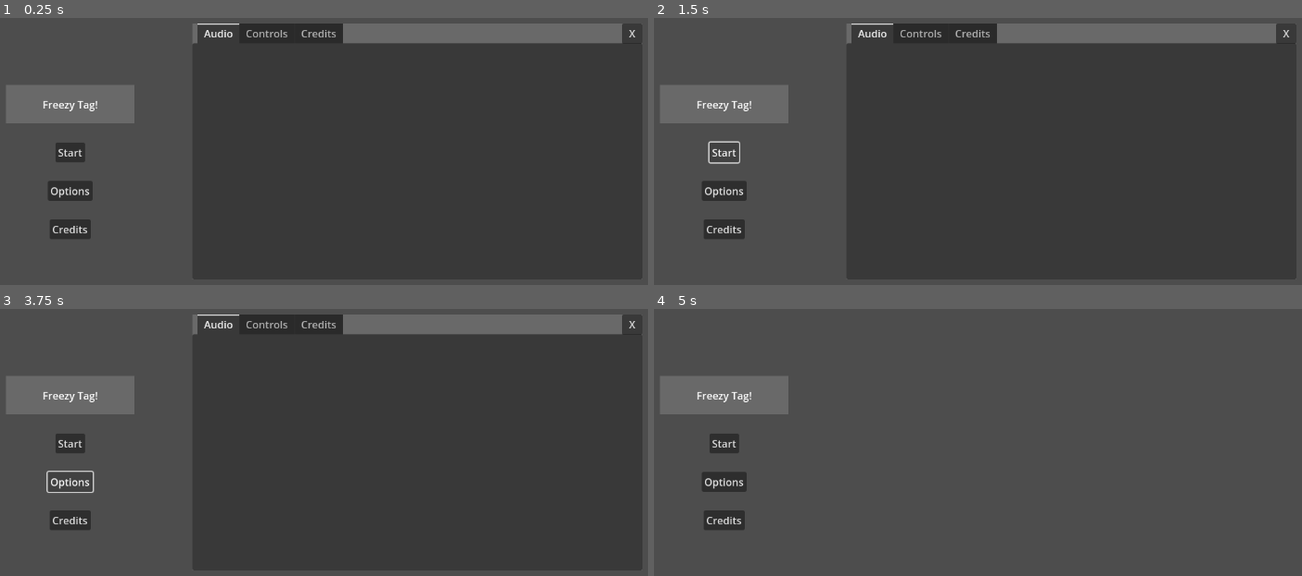
Above: before the commit, frames 1-4 (two rows, left to right).
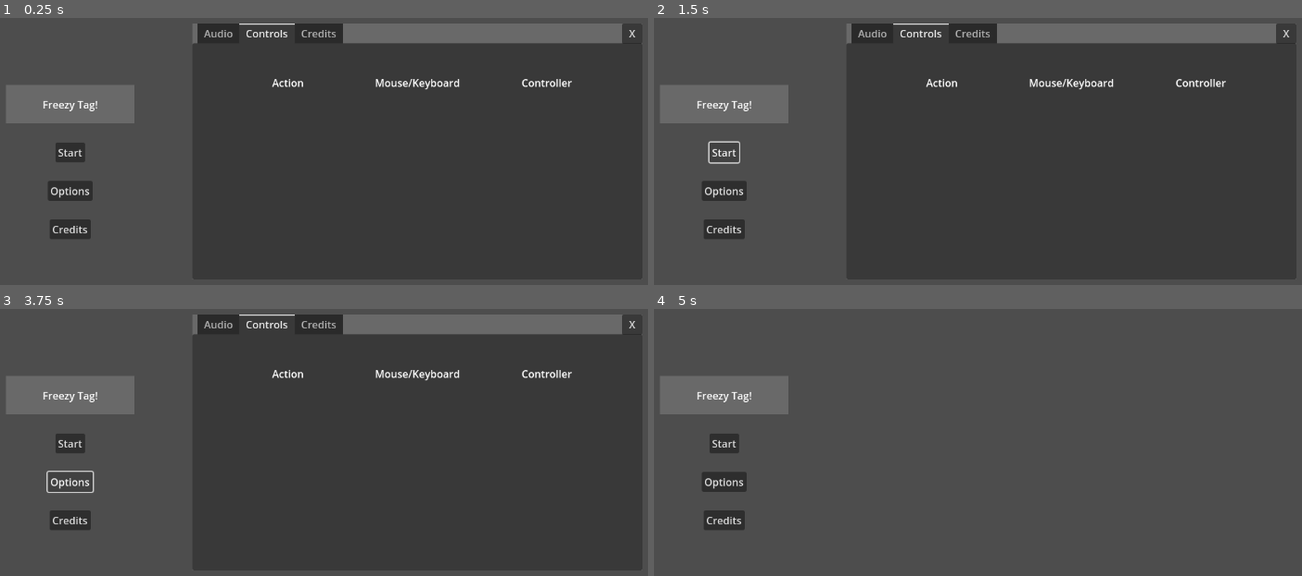
Above: after the commit, the same moments.

Repository: HappyFork/gwj76
Game: Godot game, scene res://scenes/title_menu.tscn
Two runs of this game, one before a commit and one after it. Both use one fixed random seed, a clock stepped at 60 frames per second and the inputs below. The project has no main scene, so this scene is started directly.
Inputs:
- Up to frame 1 (0.25 s): no input
- Up to frame 2 (1.5 s): click "Credits" at 0.5 s; click "Start" at 1.25 s
- Up to frame 3 (3.75 s): click "Start" at 2 s; click "Start" at 2.75 s; click "Options" at 3.5 s
- Up to frame 4 (5 s): click "X" at 4.25 s

The runs differ from the first frame. In frame 1, 0.7% of the frame differs, in the area x 30-89%, y 2-27%; in frame 2, 0.7%; in frame 3, 0.7%; in frame 4, nothing differs.

Commit message:
Work on Options Menu

Diff:
--- a/menus/options.tscn
+++ b/menus/options.tscn
@@ -33,38 +33,230 @@
 anchor_bottom = 1.0
 grow_horizontal = 2
 grow_vertical = 2
-current_tab = 0
-
-[node name="General" type="ScrollContainer" parent="CenterContainer/ColorRect/TabContainer"]
+current_tab = 2
+
+[node name="General" type="Control" parent="CenterContainer/ColorRect/TabContainer"]
+visible = false
 layout_mode = 2
 metadata/_tab_index = 0
 
 [node name="VBoxContainer" type="VBoxContainer" parent="CenterContainer/ColorRect/TabContainer/General"]
-layout_mode = 2
-
-[node name="Audio" type="ScrollContainer" parent="CenterContainer/ColorRect/TabContainer"]
+layout_mode = 1
+anchors_preset = 15
+anchor_right = 1.0
+anchor_bottom = 1.0
+grow_horizontal = 2
+grow_vertical = 2
+size_flags_horizontal = 3
+
+[node name="MSenseMargin" type="MarginContainer" parent="CenterContainer/ColorRect/TabContainer/General/VBoxContainer"]
+layout_mode = 2
+theme_override_constants/margin_left = 50
+theme_override_constants/margin_top = 50
+theme_override_constants/margin_right = 50
+theme_override_constants/margin_bottom = 20
+
+[node name="HBoxContainer" type="HBoxContainer" parent="CenterContainer/ColorRect/TabContainer/General/VBoxContainer/MSenseMargin"]
+layout_mode = 2
+
+[node name="Label" type="Label" parent="CenterContainer/ColorRect/TabContainer/General/VBoxContainer/MSenseMargin/HBoxContainer"]
+layout_mode = 2
+text = "Mouse Sensitivity"
+
+[node name="Space" type="Control" parent="CenterContainer/ColorRect/TabContainer/General/VBoxContainer/MSenseMargin/HBoxContainer"]
+layout_mode = 2
+size_flags_horizontal = 3
+
+[node name="HSlider" type="HSlider" parent="CenterContainer/ColorRect/TabContainer/General/VBoxContainer/MSenseMargin/HBoxContainer"]
+layout_mode = 2
+size_flags_horizontal = 3
+value = 50.0
+
+[node name="Button" type="Button" parent="CenterContainer/ColorRect/TabContainer/General/VBoxContainer"]
+layout_mode = 2
+size_flags_horizontal = 4
+text = "Restore Default"
+
+[node name="Space" type="Control" parent="CenterContainer/ColorRect/TabContainer/General/VBoxContainer"]
+layout_mode = 2
+size_flags_vertical = 3
+
+[node name="MenuQuitMargin" type="MarginContainer" parent="CenterContainer/ColorRect/TabContainer/General/VBoxContainer"]
+layout_mode = 2
+theme_override_constants/margin_left = 50
+theme_override_constants/margin_top = 20
+theme_override_constants/margin_right = 50
+theme_override_constants/margin_bottom = 20
+
+[node name="HBoxContainer" type="HBoxContainer" parent="CenterContainer/ColorRect/TabContainer/General/VBoxContainer/MenuQuitMargin"]
+layout_mode = 2
+
+[node name="MainMenuButton" type="Button" parent="CenterContainer/ColorRect/TabContainer/General/VBoxContainer/MenuQuitMargin/HBoxContainer"]
+layout_mode = 2
+text = "Main Menu"
+
+[node name="Space" type="Control" parent="CenterContainer/ColorRect/TabContainer/General/VBoxContainer/MenuQuitMargin/HBoxContainer"]
+layout_mode = 2
+size_flags_horizontal = 3
+
+[node name="QuitButton" type="Button" parent="CenterContainer/ColorRect/TabContainer/General/VBoxContainer/MenuQuitMargin/HBoxContainer"]
+layout_mode = 2
+text = "Quit"
+
+[node name="Audio" type="Control" parent="CenterContainer/ColorRect/TabContainer"]
 visible = false
 layout_mode = 2
 metadata/_tab_index = 1
 
 [node name="VBoxContainer" type="VBoxContainer" parent="CenterContainer/ColorRect/TabContainer/Audio"]
-layout_mode = 2
-
-[node name="Controls" type="ScrollContainer" parent="CenterContainer/ColorRect/TabContainer"]
+layout_mode = 1
+anchors_preset = 15
+anchor_right = 1.0
+anchor_bottom = 1.0
+grow_horizontal = 2
+grow_vertical = 2
+size_flags_horizontal = 3
+alignment = 1
+
+[node name="MasterMargin" type="MarginContainer" parent="CenterContainer/ColorRect/TabContainer/Audio/VBoxContainer"]
+layout_mode = 2
+theme_override_constants/margin_left = 50
+theme_override_constants/margin_top = 20
+theme_override_constants/margin_right = 50
+theme_override_constants/margin_bottom = 20
+
+[node name="HBoxContainer" type="HBoxContainer" parent="CenterContainer/ColorRect/TabContainer/Audio/VBoxContainer/MasterMargin"]
+layout_mode = 2
+
+[node name="Label" type="Label" parent="CenterContainer/ColorRect/TabContainer/Audio/VBoxContainer/MasterMargin/HBoxContainer"]
+layout_mode = 2
+text = "Master Volume
+"
+
+[node name="Space" type="Control" parent="CenterContainer/ColorRect/TabContainer/Audio/VBoxContainer/MasterMargin/HBoxContainer"]
+layout_mode = 2
+size_flags_horizontal = 3
+
+[node name="HSlider" type="HSlider" parent="CenterContainer/ColorRect/TabContainer/Audio/VBoxContainer/MasterMargin/HBoxContainer"]
+custom_minimum_size = Vector2(250, 0)
+layout_mode = 2
+value = 100.0
+
+[node name="MusicMargin" type="MarginContainer" parent="CenterContainer/ColorRect/TabContainer/Audio/VBoxContainer"]
+layout_mode = 2
+theme_override_constants/margin_left = 50
+theme_override_constants/margin_top = 20
+theme_override_constants/margin_right = 50
+theme_override_constants/margin_bottom = 20
+
+[node name="HBoxContainer" type="HBoxContainer" parent="CenterContainer/ColorRect/TabContainer/Audio/VBoxContainer/MusicMargin"]
+layout_mode = 2
+
+[node name="Label" type="Label" parent="CenterContainer/ColorRect/TabContainer/Audio/VBoxContainer/MusicMargin/HBoxContainer"]
+layout_mode = 2
+text = "Music Volume
+"
+
+[node name="Space" type="Control" parent="CenterContainer/ColorRect/TabContainer/Audio/VBoxContainer/MusicMargin/HBoxContainer"]
+layout_mode = 2
+size_flags_horizontal = 3
+
+[node name="HSlider" type="HSlider" parent="CenterContainer/ColorRect/TabContainer/Audio/VBoxContainer/MusicMargin/HBoxContainer"]
+custom_minimum_size = Vector2(250, 0)
+layout_mode = 2
+value = 100.0
+
+[node name="SFXMargin" type="MarginContainer" parent="CenterContainer/ColorRect/TabContainer/Audio/VBoxContainer"]
+layout_mode = 2
+theme_override_constants/margin_left = 50
+theme_override_constants/margin_top = 20
+theme_override_constants/margin_right = 50
+theme_override_constants/margin_bottom = 50
+
+[node name="HBoxContainer" type="HBoxContainer" parent="CenterContainer/ColorRect/TabContainer/Audio/VBoxContainer/SFXMargin"]
+layout_mode = 2
+
+[node name="Label" type="Label" parent="CenterContainer/ColorRect/TabContainer/Audio/VBoxContainer/SFXMargin/HBoxContainer"]
+layout_mode = 2
+text = "SFX Volume
+"
+
+[node name="Space" type="Control" parent="CenterContainer/ColorRect/TabContainer/Audio/VBoxContainer/SFXMargin/HBoxContainer"]
+layout_mode = 2
+size_flags_horizontal = 3
+
+[node name="HSlider" type="HSlider" parent="CenterContainer/ColorRect/TabContainer/Audio/VBoxContainer/SFXMargin/HBoxContainer"]
+custom_minimum_size = Vector2(250, 0)
+layout_mode = 2
+value = 100.0
+
+[node name="Controls" type="Control" parent="CenterContainer/ColorRect/TabContainer"]
+layout_mode = 2
+metadata/_tab_index = 2
+
+[node name="MarginContainer" type="MarginContainer" parent="CenterContainer/ColorRect/TabContainer/Controls"]
+layout_mode = 1
+anchors_preset = 15
+anchor_right = 1.0
+anchor_bottom = 1.0
+grow_horizontal = 2
+grow_vertical = 2
+theme_override_constants/margin_left = 50
+theme_override_constants/margin_top = 50
+theme_override_constants/margin_right = 50
+theme_override_constants/margin_bottom = 50
+
+[node name="GridContainer" type="GridContainer" parent="CenterContainer/ColorRect/TabContainer/Controls/MarginContainer"]
+layout_mode = 2
+columns = 3
+
+[node name="Label" type="Label" parent="CenterContainer/ColorRect/TabContainer/Controls/MarginContainer/GridContainer"]
+layout_mode = 2
+size_flags_horizontal = 3
+text = "Action"
+horizontal_alignment = 1
+
+[node name="Label2" type="Label" parent="CenterContainer/ColorRect/TabContainer/Controls/MarginContainer/GridContainer"]
+layout_mode = 2
+size_flags_horizontal = 3
+text = "Mouse/Keyboard"
+horizontal_alignment = 1
+
+[node name="Label3" type="Label" parent="CenterContainer/ColorRect/TabContainer/Controls/MarginContainer/GridContainer"]
+layout_mode = 2
+size_flags_horizontal = 3
+text = "Controller"
+horizontal_alignment = 1
+
+[node name="Credits" type="Control" parent="CenterContainer/ColorRect/TabContainer"]
 visible = false
 layout_mode = 2
-metadata/_tab_index = 2
-
-[node name="VBoxContainer" type="VBoxContainer" parent="CenterContainer/ColorRect/TabContainer/Controls"]
-layout_mode = 2
-
-[node name="Credits" type="ScrollContainer" parent="CenterContainer/ColorRect/TabContainer"]
-visible = false
-layout_mode = 2
 metadata/_tab_index = 3
 
-[node name="VBoxContainer" type="VBoxContainer" parent="CenterContainer/ColorRect/TabContainer/Credits"]
-layout_mode = 2
+[node name="MarginContainer" type="MarginContainer" parent="CenterContainer/ColorRect/TabContainer/Credits"]
+layout_mode = 1
+anchors_preset = 15
+anchor_right = 1.0
+anchor_bottom = 1.0
+grow_horizontal = 2
+grow_vertical = 2
+theme_override_constants/margin_left = 50
+theme_override_constants/margin_top = 50
+theme_override_constants/margin_right = 50
+theme_override_constants/margin_bottom = 50
+
+[node name="Label" type="Label" parent="CenterContainer/ColorRect/TabContainer/Credits/MarginContainer"]
+layout_mode = 2
+text = "Freezy Tag v1.2
+
+Originally made for the Godot Wild Jam #76
+Theme: Freeze
+
+Environment Art: XZO
+Character Art: Koro
+Music: Muttzilla
+Programming: HappyFork"
+horizontal_alignment = 1
 
 [node name="CloseButton" type="Button" parent="CenterContainer/ColorRect"]
 custom_minimum_size = Vector2(32, 32)
